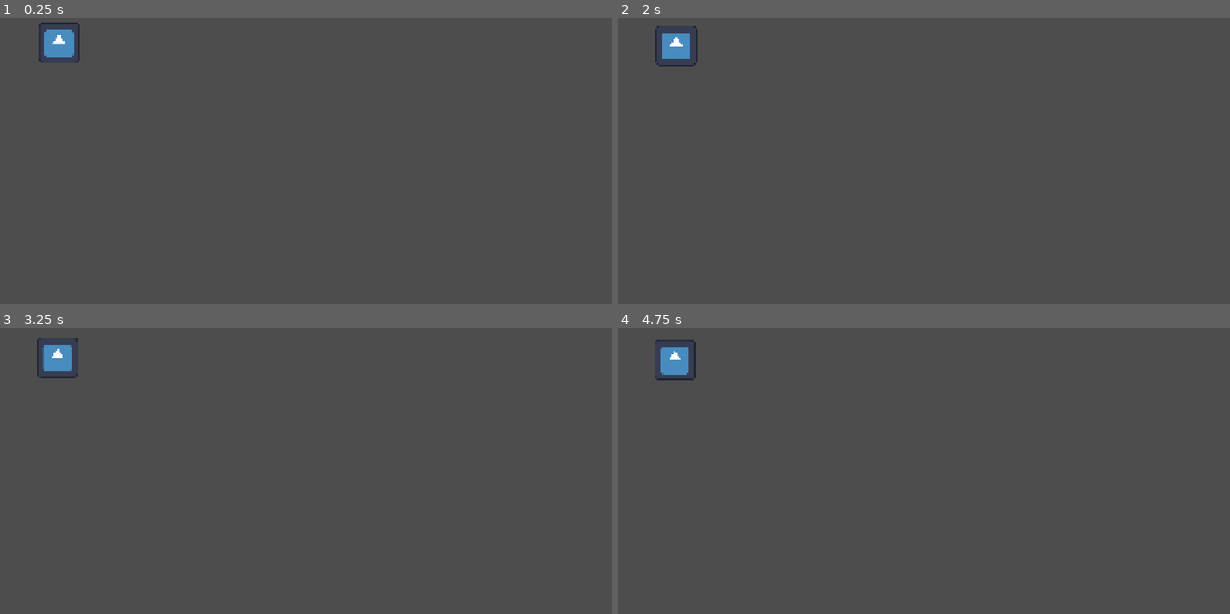
Above: before the commit, frames 1-4 (two rows, left to right).
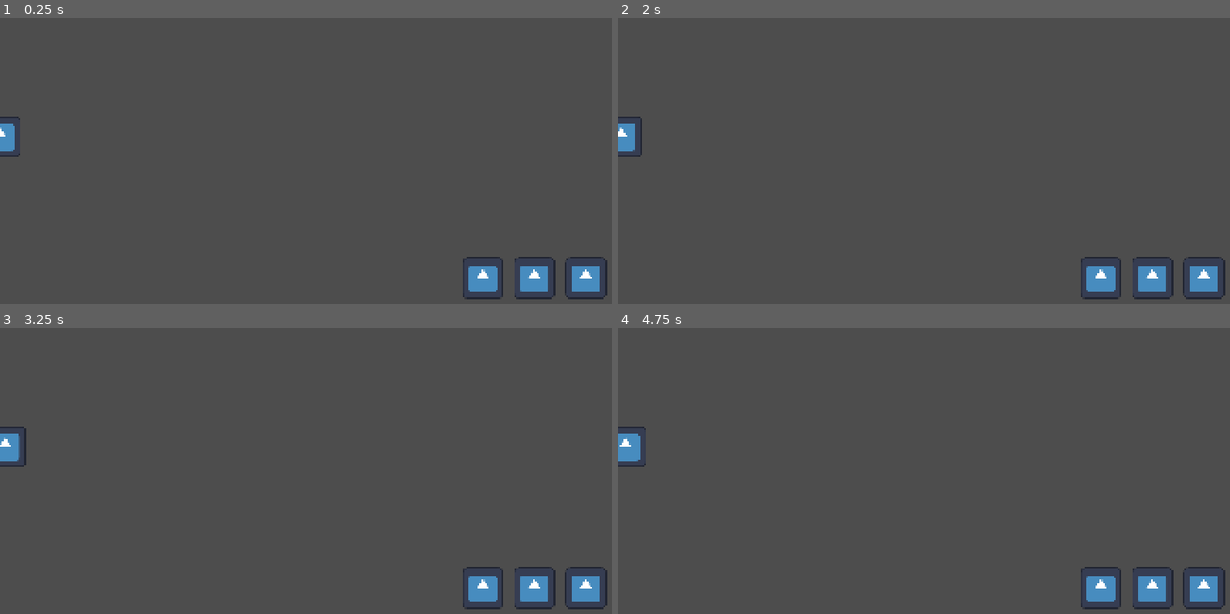
Above: after the commit, the same moments.

Repository: Plumz17/CodelampProjectKelompok1
Game: Godot game, scene res://main.tscn
Two runs of this game, one before a commit and one after it. Both use one fixed random seed, a clock stepped at 60 frames per second and the inputs below. The engine's default icon, where the game draws it, is replaced by a stand-in: a white triangle on a blue panel in a dark square.
Inputs (mouse positions are in pixels of both pictures, inside the frame that each line leads up to):
- Up to frame 1 (0.25 s): no input
- Up to frame 2 (2 s): tap Enter at 0.5 s; move the mouse to (1064, 118) at 0.52 s; press the mouse at (1064, 118) at 0.53 s; release the mouse at (1064, 118) at 1.25 s; tap Space at 1.25 s; drag from (801, 155) to (893, 206) at 1.27 s
- Up to frame 3 (3.25 s): tap Enter at 2 s; move the mouse to (373, 370) at 2.02 s; press the mouse at (373, 370) at 2.03 s; release the mouse at (373, 370) at 2.75 s; drag from (275, 516) to (122, 393) at 2.77 s
- Up to frame 4 (4.75 s): move the mouse to (1113, 499) at 3.52 s; press the mouse at (1113, 499) at 3.53 s; release the mouse at (1113, 499) at 4.25 s; tap Space at 4.25 s; drag from (740, 393) to (832, 359) at 4.27 s

The runs differ from the first frame. In frame 1, 2.5% of the frame differs, in the area x 0-100%, y 1-99%; in frame 2, 2.5%; in frame 3, 2.6%; in frame 4, 2.7%, in the area x 0-100%, y 4-99%.

Commit message:
Added Ghost Scene

Diff:
--- /dev/null
+++ b/CodelampProject/ghosts/ghost_base.gd
@@ -0,0 +1,73 @@
+extends Area2D
+class_name GhostBase
+
+@export var fear_damage: float #Ghost Damage
+@export var attack_rate: float #Time between attacks
+@export var cost: int
+@export var cost_upgrade: int
+@export var cost_move: int
+
+var dragging : bool = false
+var drag_offset: Vector2 = Vector2.ZERO
+var original_position: Vector2
+
+# Some booleans to check whether ghost can be placed
+var can_place: bool = false
+var in_placement_area: bool = false
+var overlapping_ghost: bool = false
+
+func _ready():
+	#Set original position
+	original_position = global_position
+
+func _process(_delta: float) -> void:
+	#Move position with mouse if dragging
+	if dragging:
+		z_index = 1
+		global_position = get_global_mouse_position() + drag_offset
+		# Change Color if can place/not
+		if can_place:
+			print("Can Place!")
+			modulate = Color.GREEN
+		else:
+			print("Can't Place!")
+			modulate = Color.RED
+	else:
+		z_index = 0
+		modulate = Color.WHITE
+
+func _input_event(viewport: Viewport, event: InputEvent, _shape_idx: int) -> void:
+	# Start Dragging
+	if not viewport.is_input_handled() and event.is_action_pressed("click"):
+		dragging = true
+		drag_offset = global_position - get_global_mouse_position()
+		print("Test")
+
+func _unhandled_input(event: InputEvent) -> void:
+	#Stop Dragging
+	if event.is_action_released("click"):
+		dragging = false
+		place_ghost()
+		print("Untest")
+
+#Tries to place ghost
+func place_ghost() -> void:
+	#If can't place return to default poisition
+	if !can_place:
+		global_position = original_position
+	else: #when placed, set default position as the current position
+		original_position = global_position
+
+func _on_area_entered(area: Area2D) -> void:
+	if area is GhostBase and area.in_placement_area:
+		overlapping_ghost = true
+	if area.is_in_group("placement_area"):
+		in_placement_area = true
+	can_place = in_placement_area and not overlapping_ghost
+
+func _on_area_exited(area: Area2D) -> void:
+	if area is GhostBase:
+		overlapping_ghost = false
+	if area.is_in_group("placement_area"):
+		in_placement_area = false
+	can_place = in_placement_area and not overlapping_ghost
--- /dev/null
+++ b/CodelampProject/ghosts/ghost_base.tscn
@@ -0,0 +1,19 @@
+[gd_scene format=3 uid="uid://ejfan6r0hrg4"]
+
+[ext_resource type="Texture2D" uid="uid://bvkab8npf4mqw" path="res://icon.svg" id="1_1nlul"]
+[ext_resource type="Script" uid="uid://ec1cs4u5nwma" path="res://ghosts/ghost_base.gd" id="1_43t2x"]
+
+[sub_resource type="RectangleShape2D" id="RectangleShape2D_1nlul"]
+size = Vector2(128, 128)
+
+[node name="GhostBase" type="Area2D" unique_id=14323756]
+script = ExtResource("1_43t2x")
+
+[node name="Sprite2D" type="Sprite2D" parent="." unique_id=1993292904]
+texture = ExtResource("1_1nlul")
+
+[node name="CollisionShape2D" type="CollisionShape2D" parent="." unique_id=980447987]
+shape = SubResource("RectangleShape2D_1nlul")
+
+[connection signal="area_entered" from="." to="." method="_on_area_entered"]
+[connection signal="area_exited" from="." to="." method="_on_area_exited"]
--- /dev/null
+++ b/CodelampProject/ghosts/kunilanak.gd
@@ -0,0 +1,8 @@
+extends GhostBase
+class_name Kuntilanak
+
+# Called when the node enters the scene tree for the first time.
+func _ready() -> void:
+	#Test the inheritence (Remove later)
+	super._ready()
+	print("%s, %s, %s, %s, %s" % [fear_damage, attack_rate, cost, cost_upgrade, cost_move])
--- /dev/null
+++ b/CodelampProject/ghosts/kunilanak.tscn
@@ -0,0 +1,12 @@
+[gd_scene format=3 uid="uid://c5g0up3st3y88"]
+
+[ext_resource type="PackedScene" uid="uid://ejfan6r0hrg4" path="res://ghosts/ghost_base.tscn" id="1_ebf0h"]
+[ext_resource type="Script" uid="uid://cksdp2ytnmlpq" path="res://ghosts/kunilanak.gd" id="2_ebf0h"]
+
+[node name="Kuntilanak" unique_id=14323756 instance=ExtResource("1_ebf0h")]
+script = ExtResource("2_ebf0h")
+fear_damage = 20.0
+attack_rate = 3.0
+cost = 60
+cost_upgrade = 70
+cost_move = 30
--- /dev/null
+++ b/CodelampProject/ghosts/pocong.gd
@@ -0,0 +1,8 @@
+extends GhostBase
+class_name Pocong
+
+# Called when the node enters the scene tree for the first time.
+func _ready() -> void:
+	#Test the inheritence (Remove later)
+	super._ready()
+	print("%s, %s, %s, %s, %s" % [fear_damage, attack_rate, cost, cost_upgrade, cost_move])
--- /dev/null
+++ b/CodelampProject/ghosts/pocong.tscn
@@ -0,0 +1,12 @@
+[gd_scene format=3 uid="uid://d4bpo58y615ua"]
+
+[ext_resource type="PackedScene" uid="uid://ejfan6r0hrg4" path="res://ghosts/ghost_base.tscn" id="1_oehfi"]
+[ext_resource type="Script" uid="uid://jm6akn88aj34" path="res://ghosts/pocong.gd" id="2_anpga"]
+
+[node name="Pocong" unique_id=14323756 instance=ExtResource("1_oehfi")]
+script = ExtResource("2_anpga")
+fear_damage = 10.0
+attack_rate = 1.0
+cost = 40
+cost_upgrade = 50
+cost_move = 20
--- /dev/null
+++ b/CodelampProject/ghosts/tuyul.gd
@@ -0,0 +1,8 @@
+extends GhostBase
+class_name Tuyul
+
+# Called when the node enters the scene tree for the first time.
+func _ready() -> void:
+	#Test the inheritence (Remove later)
+	super._ready()
+	print("%s, %s, %s, %s, %s" % [fear_damage, attack_rate, cost, cost_upgrade, cost_move])
--- /dev/null
+++ b/CodelampProject/ghosts/tuyul.tscn
@@ -0,0 +1,12 @@
+[gd_scene format=3 uid="uid://bcepqgjgi4ata"]
+
+[ext_resource type="PackedScene" uid="uid://ejfan6r0hrg4" path="res://ghosts/ghost_base.tscn" id="1_2odaq"]
+[ext_resource type="Script" uid="uid://cpvltpymu2l8w" path="res://ghosts/tuyul.gd" id="2_2odaq"]
+
+[node name="Tuyul" unique_id=14323756 instance=ExtResource("1_2odaq")]
+script = ExtResource("2_2odaq")
+fear_damage = 5.0
+attack_rate = 2.0
+cost = 30
+cost_upgrade = 40
+cost_move = 15
--- /dev/null
+++ b/CodelampProject/globals/game_manager.gd
@@ -0,0 +1,11 @@
+extends Node
+
+
+# Called when the node enters the scene tree for the first time.
+func _ready() -> void:
+	pass # Replace with function body.
+
+
+# Called every frame. 'delta' is the elapsed time since the previous frame.
+func _process(delta: float) -> void:
+	pass
--- a/CodelampProject/main.tscn
+++ b/CodelampProject/main.tscn
@@ -2,6 +2,13 @@
 
 [ext_resource type="Script" uid="uid://dtojvdkhpdgfy" path="res://main.gd" id="1_0xm2m"]
 [ext_resource type="PackedScene" uid="uid://blbggmac62i3w" path="res://enemies/normal_enemy.tscn" id="1_ig7tw"]
+[ext_resource type="PackedScene" uid="uid://d4bpo58y615ua" path="res://ghosts/pocong.tscn" id="3_h2yge"]
+[ext_resource type="PackedScene" uid="uid://c5g0up3st3y88" path="res://ghosts/kunilanak.tscn" id="4_lquwl"]
+[ext_resource type="PackedScene" uid="uid://bcepqgjgi4ata" path="res://ghosts/tuyul.tscn" id="5_7mycd"]
+[ext_resource type="Texture2D" uid="uid://bvkab8npf4mqw" path="res://icon.svg" id="6_7mycd"]
+
+[sub_resource type="RectangleShape2D" id="RectangleShape2D_h2yge"]
+size = Vector2(400, 400)
 
 [node name="Main" type="Node2D" unique_id=1858161533]
 script = ExtResource("1_0xm2m")
@@ -9,17 +16,89 @@
 [node name="Waypoints" type="Node2D" parent="." unique_id=571092845]
 
 [node name="Marker2D" type="Marker2D" parent="Waypoints" unique_id=1804730378]
-position = Vector2(91, 545)
+position = Vector2(90, 540)
 
 [node name="Marker2D2" type="Marker2D" parent="Waypoints" unique_id=187985708]
-position = Vector2(572, 540)
+position = Vector2(600, 540)
 
 [node name="Marker2D3" type="Marker2D" parent="Waypoints" unique_id=28755775]
-position = Vector2(568, 267)
+position = Vector2(600, 240)
 
 [node name="Marker2D4" type="Marker2D" parent="Waypoints" unique_id=997863993]
-position = Vector2(1126, 259)
+position = Vector2(1200, 240)
 
 [node name="NormalEnemy" parent="." unique_id=1748458864 node_paths=PackedStringArray("waypoints_node") instance=ExtResource("1_ig7tw")]
-position = Vector2(184, 247)
+position = Vector2(0, 540)
 waypoints_node = NodePath("../Waypoints")
+
+[node name="Areas" type="Node2D" parent="." unique_id=115886294]
+
+[node name="Area2D" type="Area2D" parent="Areas" unique_id=2310073 groups=["placement_area"]]
+position = Vector2(315, 265)
+
+[node name="CollisionShape2D" type="CollisionShape2D" parent="Areas/Area2D" unique_id=273443622]
+shape = SubResource("RectangleShape2D_h2yge")
+
+[node name="Area2D2" type="Area2D" parent="Areas" unique_id=1138543599 groups=["placement_area"]]
+position = Vector2(903, 516)
+
+[node name="CollisionShape2D" type="CollisionShape2D" parent="Areas/Area2D2" unique_id=1885161976]
+shape = SubResource("RectangleShape2D_h2yge")
+
+[node name="Area2D3" type="Area2D" parent="Areas" unique_id=1133771355 groups=["placement_area"]]
+position = Vector2(1522, 510)
+
+[node name="CollisionShape2D" type="CollisionShape2D" parent="Areas/Area2D3" unique_id=1099705178]
+shape = SubResource("RectangleShape2D_h2yge")
+
+[node name="Area2D4" type="Area2D" parent="Areas" unique_id=1955722540 groups=["placement_area"]]
+position = Vector2(312, 836)
+
+[node name="CollisionShape2D" type="CollisionShape2D" parent="Areas/Area2D4" unique_id=948667540]
+shape = SubResource("RectangleShape2D_h2yge")
+
+[node name="Pocong" parent="." unique_id=14323756 instance=ExtResource("3_h2yge")]
+position = Vector2(1500, 980)
+
+[node name="Kuntilanak" parent="." unique_id=641528630 instance=ExtResource("4_lquwl")]
+position = Vector2(1660, 980)
+
+[node name="Tuyul" parent="." unique_id=1180455830 instance=ExtResource("5_7mycd")]
+position = Vector2(1820, 980)
+
+[node name="CanvasLayer (For UI Later)" type="CanvasLayer" parent="." unique_id=1929039526]
+layer = -1
+visible = false
+
+[node name="MarginContainer" type="MarginContainer" parent="CanvasLayer (For UI Later)" unique_id=2081240262]
+anchors_preset = 3
+anchor_left = 1.0
+anchor_top = 1.0
+anchor_right = 1.0
+anchor_bottom = 1.0
+offset_left = -604.0
+offset_top = -288.0
+grow_horizontal = 0
+grow_vertical = 0
+size_flags_horizontal = 8
+size_flags_vertical = 8
+theme_override_constants/margin_right = 36
+theme_override_constants/margin_bottom = 36
+
+[node name="HBoxContainer" type="HBoxContainer" parent="CanvasLayer (For UI Later)/MarginContainer" unique_id=198191497]
+layout_mode = 2
+size_flags_horizontal = 8
+size_flags_vertical = 8
+theme_override_constants/separation = 32
+
+[node name="TextureRect" type="TextureRect" parent="CanvasLayer (For UI Later)/MarginContainer/HBoxContainer" unique_id=165425081]
+layout_mode = 2
+texture = ExtResource("6_7mycd")
+
+[node name="TextureRect2" type="TextureRect" parent="CanvasLayer (For UI Later)/MarginContainer/HBoxContainer" unique_id=223532933]
+layout_mode = 2
+texture = ExtResource("6_7mycd")
+
+[node name="TextureRect3" type="TextureRect" parent="CanvasLayer (For UI Later)/MarginContainer/HBoxContainer" unique_id=418884010]
+layout_mode = 2
+texture = ExtResource("6_7mycd")
--- a/CodelampProject/project.godot
+++ b/CodelampProject/project.godot
@@ -23,6 +23,14 @@
 window/size/window_height_override=1080
 window/stretch/mode="canvas_items"
 
+[input]
+
+click={
+"deadzone": 0.2,
+"events": [Object(InputEventMouseButton,"resource_local_to_scene":false,"resource_name":"","device":-1,"window_id":0,"alt_pressed":false,"shift_pressed":false,"ctrl_pressed":false,"meta_pressed":false,"button_mask":1,"position":Vector2(414, 29),"global_position":Vector2(426, 89),"factor":1.0,"button_index":1,"canceled":false,"pressed":true,"double_click":false,"script":null)
+]
+}
+
 [physics]
 
 3d/physics_engine="Jolt Physics"
Not shown, added: CodelampProject/ghosts/ghost_base.gd.uid
Not shown, added: CodelampProject/ghosts/kunilanak.gd.uid
Not shown, added: CodelampProject/ghosts/pocong.gd.uid
Not shown, added: CodelampProject/ghosts/tuyul.gd.uid
Not shown, added: CodelampProject/globals/game_manager.gd.uid
Not shown, added: CodelampProject/main.tscn3838994323.tmp
